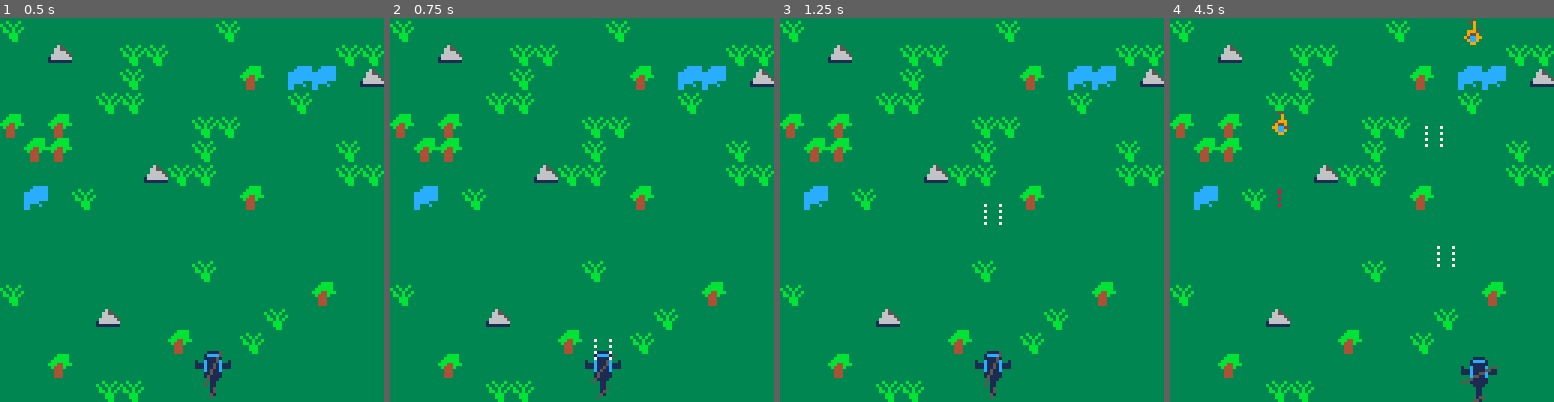
Above: before the commit, frames 1-4 (left to right).
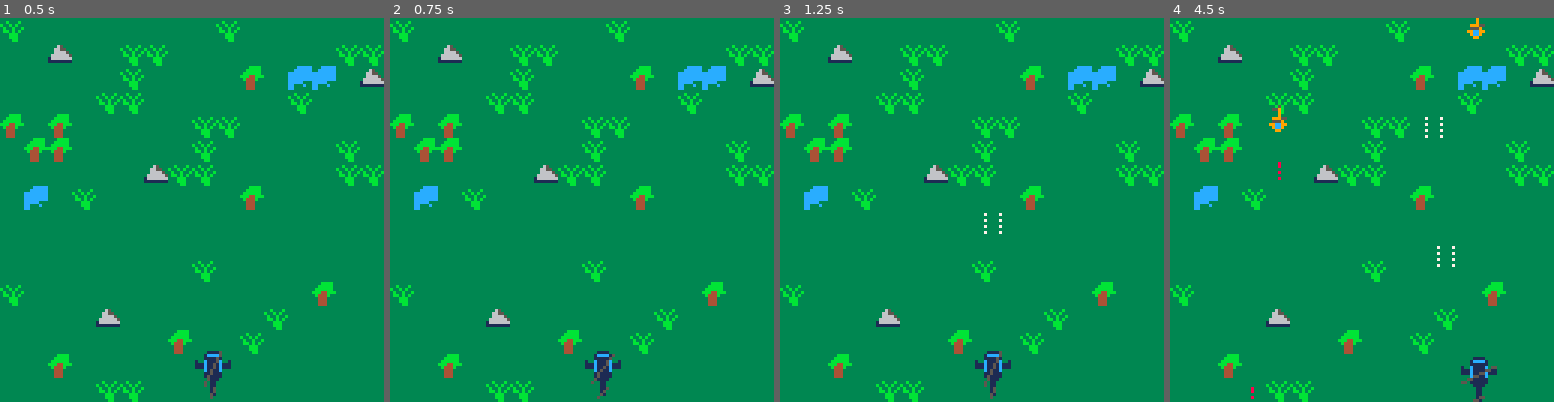
Above: after the commit, the same moments.

Repository: zeenix/pico-8
Game: PICO-8 cartridge airwolf/airwolf.p8
Two runs of this game, one before a commit and one after it. Both use one fixed random seed, a clock stepped at 60 frames per second and the inputs below.
Inputs:
- Up to frame 1 (0.5 s): tap X (X key) at 0.33 s
- Up to frame 2 (0.75 s): tap O (Z key) at 0.7 s
- Up to frame 3 (1.25 s): tap X (X key) at 1.07 s
- Up to frame 4 (4.5 s): hold Right 1.6-2.1 s; tap O (Z key) every 0.4 s from 1.7 to 4.1 s; tap X (X key) at 1.85, 2.97, 4.08 s; hold Up 2.15-2.42 s; hold Right 2.47-3.03 s; hold Left 3.08-3.58 s; hold Down 3.63-3.97 s; hold Right from 4.02 s (still down)

Frame 1 is identical in both runs. In frame 2, less than 0.1% of the frame differs, in the area x 53-58%, y 83-90%; in frame 3, 0.1%; in frame 4, 0.6%, in the area x 21-83%, y 0-100%.

Commit message:
Beginning of game modes

Diff:
--- a/airwolf/enemy_aircraft.lua
+++ b/airwolf/enemy_aircraft.lua
@@ -26,7 +26,10 @@
 
 -- Returns true if the aircraft has gone outside the screen.
 function EnemyAircraft:update()
-    local outside = self:move()
+    local outside = false
+    if scene == "game" then
+        outside = self:move()
+    end
 
     self.shooter:update(self.entity)
     self.main_rotor:update(self.entity)
--- a/airwolf/entities.lua
+++ b/airwolf/entities.lua
@@ -10,8 +10,8 @@
 end
 
 function Entities:update()
-    -- Spawn an enemy aircraft every 2-6 seconds.
-    if time() - self.enemy_spawn > 2 + flr(rnd(6)) then
+    -- Spawn an enemy aircraft every 2-6 seconds in game mode.
+    if scene == "game" and time() - self.enemy_spawn > 2 + flr(rnd(6)) then
         local e = EnemyAircraft:new()
         add(self.entities, e)
         self.enemy_spawn = time()
--- a/airwolf/main.lua
+++ b/airwolf/main.lua
@@ -2,17 +2,23 @@
     poke(0x5f36,0x2)
 
     entities = Entities:new()
-
-    music(0)
+    scene = "start"
 end
 
 function _update()
     entities:update()
 
-    if stat(54) == -1 then
-        -- The startup music has finished playing.
-        -- Start playing the background music.
-        music(2, 200)
+    if scene == "start" then
+        if btnp(buttons.o) then
+            scene = "game"
+            music(0)
+        end
+    elseif scene == "game" then
+        if stat(54) == -1 then
+            -- The startup music has finished playing.
+            -- Start playing the background music.
+            music(2, 200)
+        end
     end
 end
 
@@ -21,3 +27,8 @@
 
     entities:draw()
 end
+
+function game_over()
+    scene = "game-over"
+    music(-1)
+end
--- a/airwolf/shooter.lua
+++ b/airwolf/shooter.lua
@@ -12,6 +12,7 @@
 function Shooter:update(entity) if (self:bullet_cool_down()) self:shoot(entity) end
 
 function Shooter:shoot(entity)
+    if (scene != "game") return
     if (not(entity:is_enemy()) and not(btn(buttons.o))) return
 
     local p = self.bprops
--- a/airwolf/the_lady.lua
+++ b/airwolf/the_lady.lua
@@ -22,7 +22,10 @@
 
 -- Returns true if the aircraft has gone outside the screen.
 function TheLady:update()
-    local outside = self:move()
+    local outside = false
+    if scene == "game" then
+        outside = self:move()
+    end
 
     self.shooter:update(self.entity)
     self.main_rotor:update(self.entity)
@@ -59,4 +62,7 @@
     sfx(1)
     self.entity.x = 63
     self.entity.y = 111
+
+    -- TODO: Should be able to take a few hits before game over.
+    game_over()
 end
